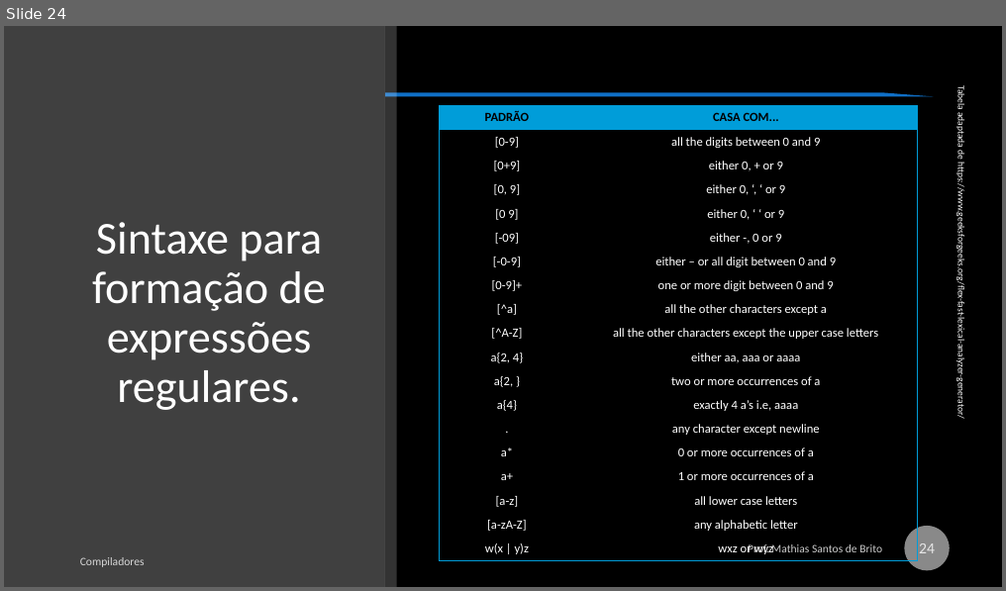
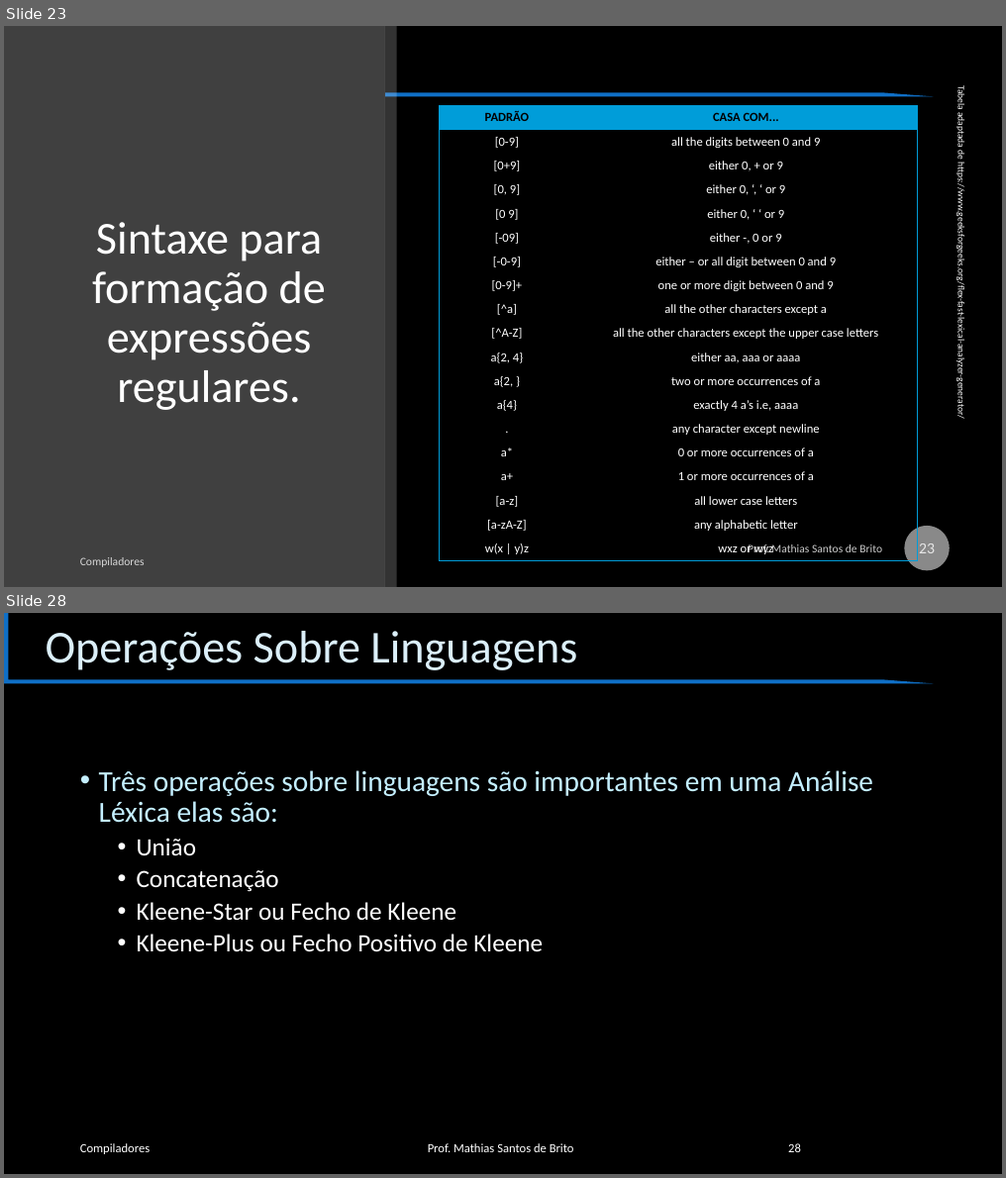
Before and after one commit to cet058-Org/2019.1, a slide deck: slides.pptx. Shown one above the other, each under a label of ours: slide 24 before the commit, slides 23 and 28 after it; the slides between them are not shown. The pictures are 1006x591 and 1006x1178 pixels, drawn with LibreOffice and Linux fonts; fonts in the diff are those of the drawing; background and template pictures are left out. Boxes give left, top, right and bottom in pixels: in the first picture for what was removed or moved away, otherwise in the second. Text is boxed around its words. In the diff, an @@ line names an element or a change of style, - is before the commit and + after.

```diff
--- a/slides.pptx
+++ b/slides.pptx
@@ slide 28 added at bbox=[4, 613, 1002, 1174], background #000000; not listed: 1 template element that a slide beside it also shows @@
@@ title added at bbox=[46, 631, 577, 670], 44 pt, text #DBEFF9 @@
+Operações Sobre Linguagens
@@ text added at bbox=[99, 770, 873, 953], 24 pt, text #FFFFFF @@
+• Três operações sobre linguagens são importantes em uma Análise Léxica elas são:
+  • União
+  • Concatenação
+  • Kleene-Star ou Fecho de Kleene
+  • Kleene-Plus ou Fecho Positivo de Kleene
@@ text added at bbox=[80, 1144, 150, 1155], 12 pt, text #FFFFFF @@
+Compiladores
@@ text added at bbox=[428, 1144, 574, 1153], 12 pt, text #FFFFFF @@
+Prof. Mathias Santos de Brito
@@ page number added at bbox=[788, 1144, 801, 1153], 12 pt, text #FFFFFF @@
+28
@@ what was slide 24 is now slide 23 @@
@@ page number at bbox=[919, 544, 935, 554]: text changed @@
-24
+23
```
Also in this commit, not shown: 2 slides changed, 17 other slides added.
